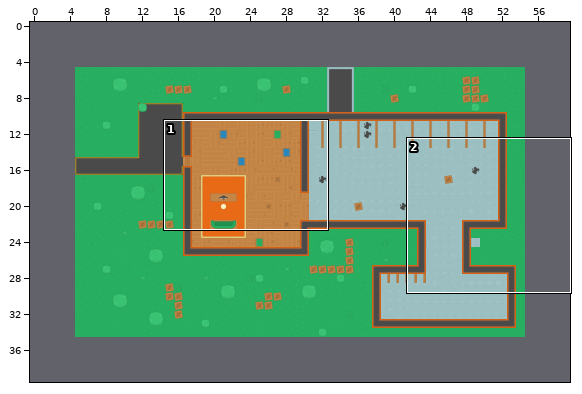
Two states of a Tiled map, maps/home.tmx. Above: a wide view before the commit, with the close-up outlined.
Close-up. As it was:
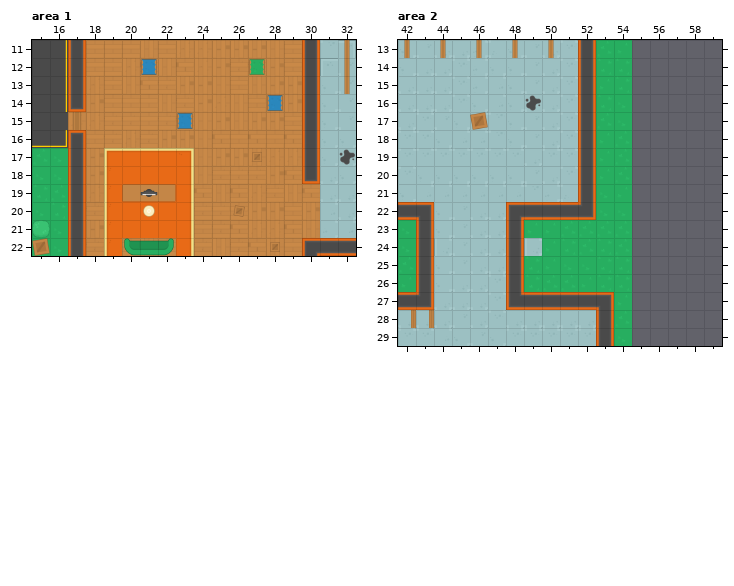
Cells are 64x64 px. Shown: area 1 x 15..32, y 11..22; area 2 x 42..59, y 13..29. The commit also changed other parts of the map, which this record leaves out. The old version is drawn lined up with the new one.
After:
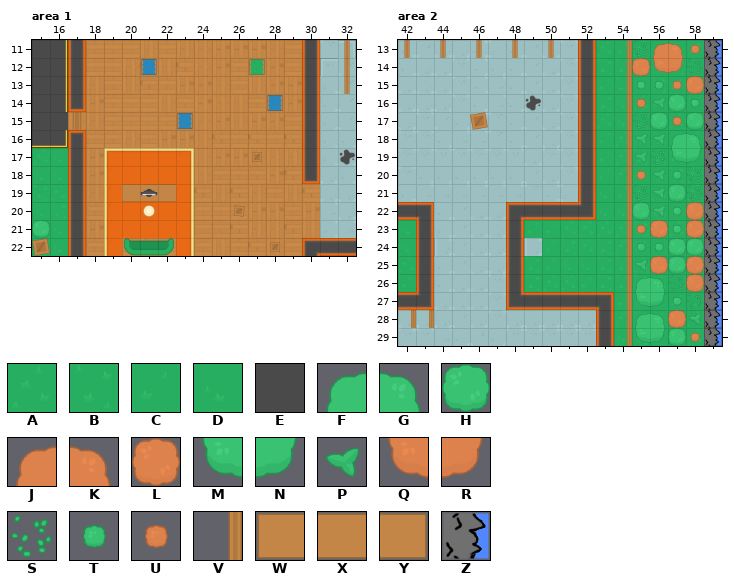
Key: from "Pack": A 0, B 1, C 2, D 3, E 85, F 180, G 181, H 182, J 183, K 184, L 185, M 207, N 208, P 209, Q 210, R 211, S 212, T 234, U 235, V 443, W 452, X 453, Y 454, Z 482.
_ is an empty cell.
Changes in this commit:
map size 50x30 -> 60x40 cells (old content now starts at 5,5; both pictures use the new coordinates)
Layer "Deko2", area 1:
The edit turns tile W into tile X in row 19 at x 20.
The edit turns tile Y into tile X in row 19 at x 22.
Layer "Ground", area 2:
There is now tile A in row 13 at x 55; in row 16 at x 55; in row 17 at x 57; in row 18 at x 58; in row 20 at x 58; in row 21 at x 55 to 56 and 58.
There is now tile A in row 22 at x 55; in rows 23 to 24 at x 57; in row 25 at x 55 and 57; in row 26 at x 56; in rows 28 to 29 at x 58.
There is now tile B in row 14 at x 57; in row 15 at x 56 and 58; in row 16 at x 57; in row 17 at x 55; in row 19 at x 55 to 56; in rows 20 to 21 at x 57.
There is now tile B in row 22 at x 58; in row 23 at x 55; in row 25 at x 56; in row 26 at x 55 and 58; in row 29 at x 55 and 57.
There is now tile C in row 13 at x 58; in row 14 at x 55 and 58; in row 15 at x 57; in rows 16 to 17 at x 56; in row 18 at x 57; in row 19 at x 57 to 58.
There is now tile C in row 22 at x 56; in row 24 at x 55 and 58; in row 26 at x 57; in row 27 at x 56 to 57; in row 28 at x 55 to 57; in row 29 at x 56.
There is now tile D in row 13 at x 56 to 57; in row 14 at x 56; in row 15 at x 55; in rows 16 to 17 at x 58; in row 18 at x 55 to 56; in row 20 at x 55 to 56.
There is now tile D in row 22 at x 57; in row 23 at x 56 and 58; in row 24 at x 56; in row 25 at x 58; in row 27 at x 55 and 58.
There is now tile E in rows 13 to 29 at x 59.
Layer "Floor", area 2:
There is now tile F in row 18 at x 57; in row 26 at x 55; in row 28 at x 55.
There is now tile G in row 18 at x 58; in row 26 at x 56; in row 28 at x 56.
There is now tile H in row 16 at x 57; in row 17 at x 56 and 58; in row 21 at x 57; in row 22 at x 55; in row 24 at x 57 to 58; in row 25 at x 57.
There is now tile H in row 29 at x 57.
There is now tile J in row 13 at x 56.
There is now tile K in row 13 at x 57.
There is now tile L in row 14 at x 55; in row 15 at x 58; in row 22 at x 58; in row 23 at x 56 and 58; in row 25 at x 56 and 58; in row 26 at x 58.
There is now tile L in row 28 at x 57.
There is now tile M in row 19 at x 57; in row 27 at x 55; in row 29 at x 55.
There is now tile N in row 19 at x 58; in row 27 at x 56; in row 29 at x 56.
There is now tile P in row 16 at x 56; in row 18 at x 55 to 56; in row 19 at x 55; in rows 20 to 22 at x 56; in row 25 at x 55; in row 28 at x 58.
There is now tile Q in row 14 at x 56.
There is now tile R in row 14 at x 57.
There is now tile S in row 13 at x 55; in row 14 at x 58; in row 17 at x 55; in row 19 at x 56; in row 20 at x 58; in row 21 at x 55 and 58.
There is now tile S in row 26 at x 57; in row 27 at x 58.
There is now tile T in row 15 at x 55 to 56; in row 16 at x 58; in row 20 at x 57; in rows 22 to 23 at x 57; in row 24 at x 55 to 56; in row 27 at x 57.
There is now tile U in row 13 at x 58; in row 15 at x 57; in row 16 at x 55; in row 17 at x 57; in row 20 at x 55; in row 23 at x 55.
There is now tile U in row 29 at x 58.
There is now tile Z in rows 13 to 29 at x 59.
Layer "Wall texture", area 2:
There is now tile V in rows 13 to 29 at x 54.
Changed places in both close-ups, as pixel boxes (x1, y1, x2, y2):
changed: (122, 184, 123, 202)
changed: (175, 184, 176, 202)
added: (627, 40, 722, 346)
